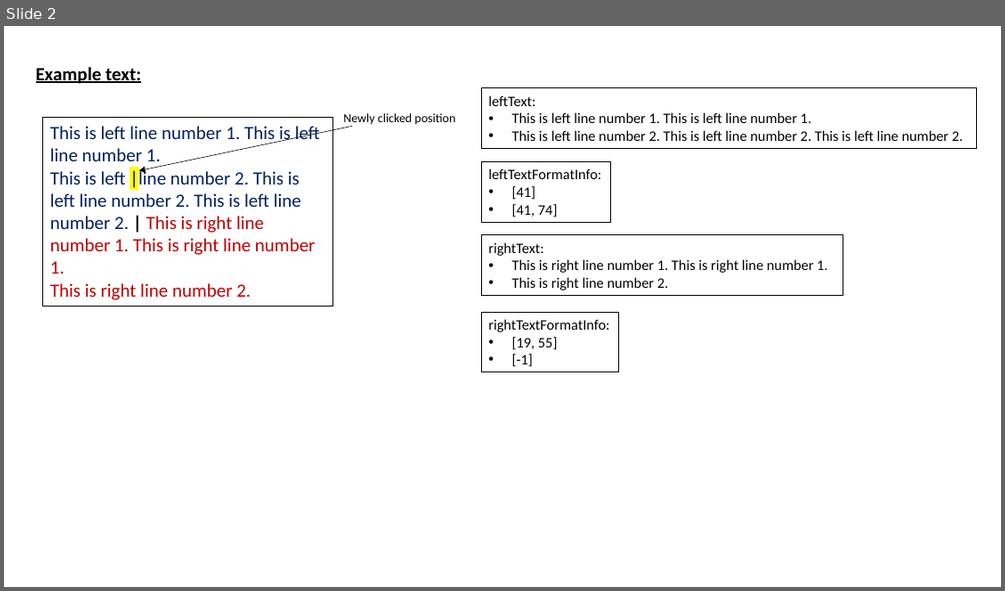
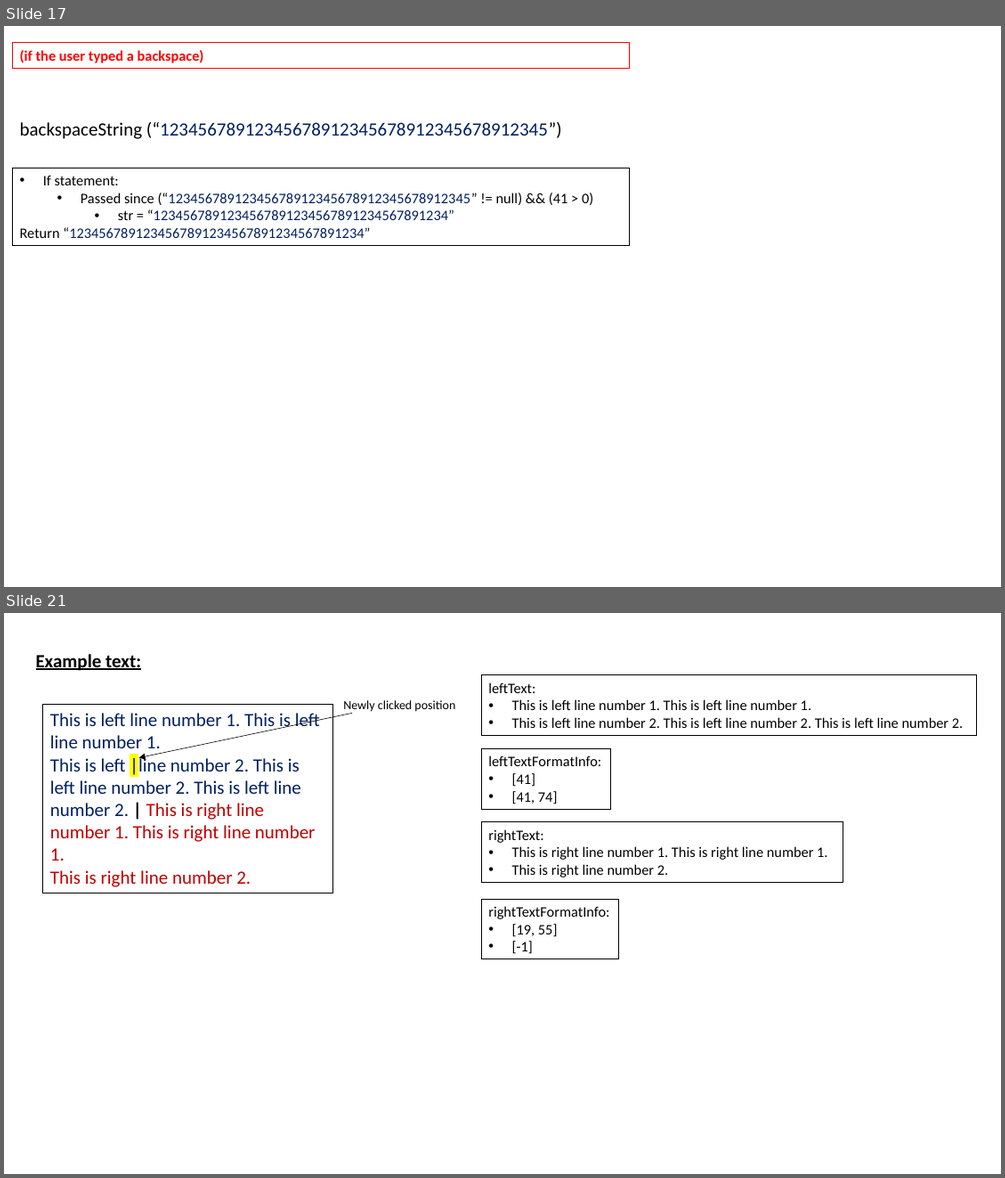
Before and after one commit to L-Holmes/PowerPoint-Quiz-Generator, a slide deck: textbox guide.pptx. Shown one above the other, each under a label of ours: slide 2 before the commit, slides 17 and 21 after it; the slides between them are not shown. The pictures are 1005x591 and 1005x1178 pixels, drawn with LibreOffice and Linux fonts; fonts in the diff are those of the drawing. Boxes give left, top, right and bottom in pixels: in the first picture for what was removed or moved away, otherwise in the second. Text is boxed around its words. In the diff, an @@ line names an element or a change of style, - is before the commit and + after.

```diff
--- a/textbox guide.pptx
+++ b/textbox guide.pptx
@@ slide 17 added at [4,26,1001,587], background #FFFFFF @@
@@ rectangle added at [12,42,629,68], outline #FF0000 0.75 pt, 14 pt, text #FF0000, bold @@
+(if the user typed a backspace)
@@ text added at [20,122,562,139], 18 pt, text #002060 @@
+backspaceString (“12345678912345678912345678912345678912345”)
@@ rectangle added at [12,168,629,246], outline #000000 0.75 pt, 14 pt, text #002060 @@
+• If statement:
+  • Passed since (“12345678912345678912345678912345678912345” != null) && (41 > 0)
+    • str = “1234567891234567891234567891234567891234”
+Return “1234567891234567891234567891234567891234”
@@ what was slide 2 is now slide 21 @@
```
Also in this commit, not shown: 4 slides changed, 19 other slides added, 1 slide removed, 1 other file.
